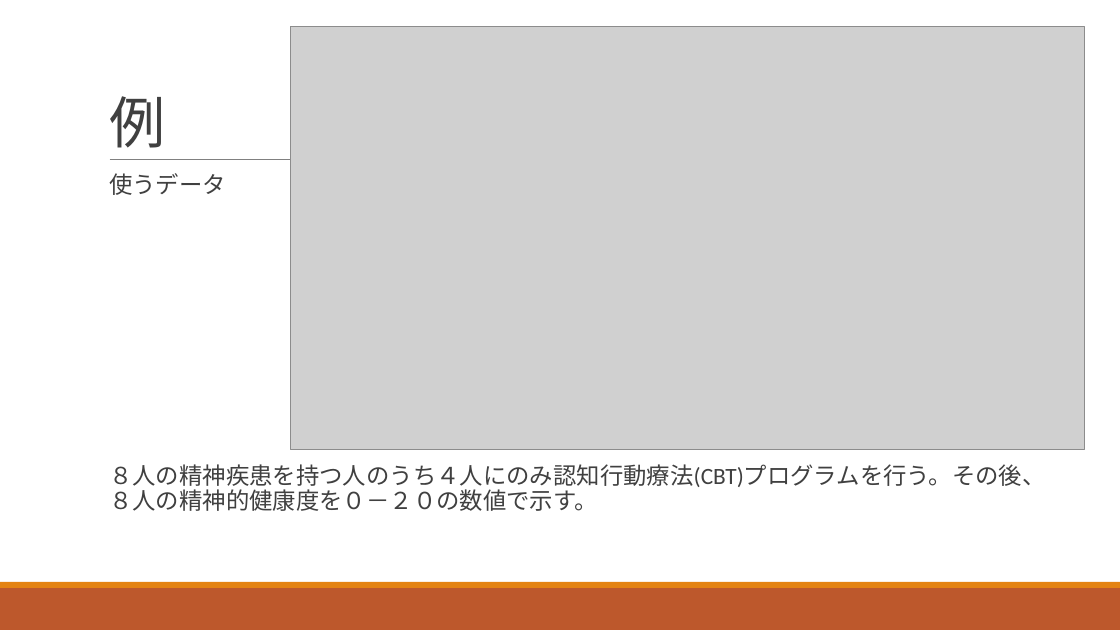
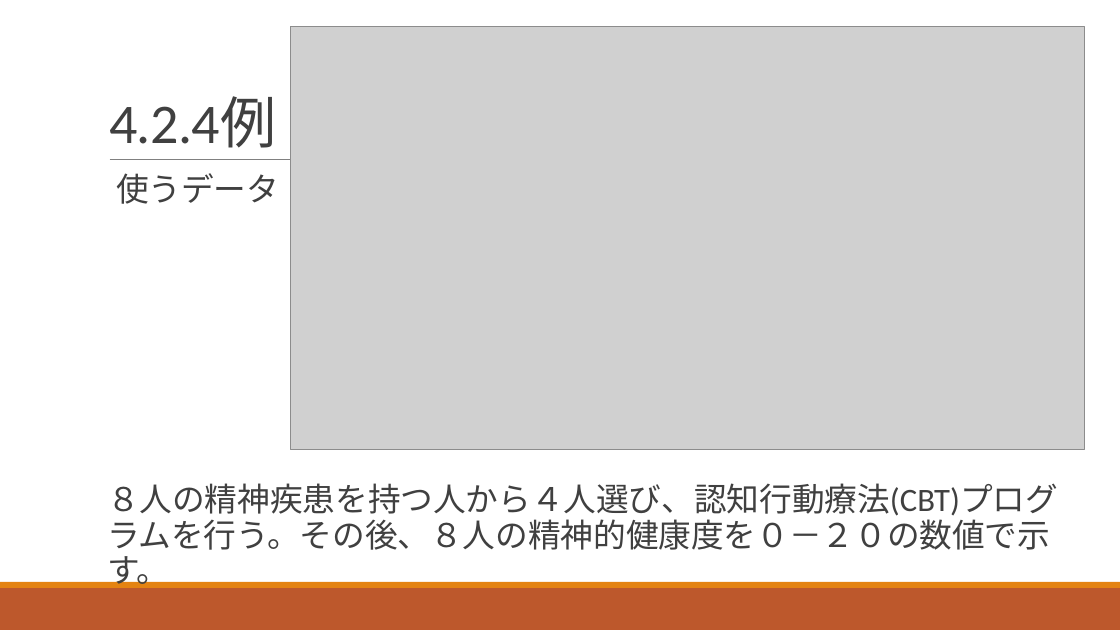
Before and after one commit to ritsuecon/owanseminar, a slide deck: slide 72 of 03-pocm/01-pocm_slides.pptx (slide 74 before the commit). Drawn at 1120x630 pixels with LibreOffice and Linux fonts; fonts in the diff are those of the drawing; grey boxes stand for pictures. Boxes give left, top, right and bottom in pixels: in the first picture for what was removed or moved away, otherwise in the second. Text is boxed around its words. In the diff, an @@ line names an element or a change of style, - is before the commit and + after.

```diff
--- a/03-pocm/01-pocm_slides.pptx
+++ b/03-pocm/01-pocm_slides.pptx
@@ title at [109, 97, 276, 148]: text changed @@
-例
+4.2.4例
@@ text at [116, 173, 279, 204]: size 20 to 28 pt in "使うデータ" @@
@@ text at [107, 483, 1058, 590]: text changed; size 20 to 28 pt @@
-  ８人の精神疾患を持つ人のうち４人にのみ認知行動療法(CBT)プログラムを行う。その後、８人の精神的健康度を０－２０の数値で示す。
+８人の精神疾患を持つ人から４人選び、認知行動療法(CBT)プログラムを行う。その後、８人の精神的健康度を０－２０の数値で示す。
```
Also in this commit, not shown: 12 other slides changed, 15 slides added, 11 slides removed.
